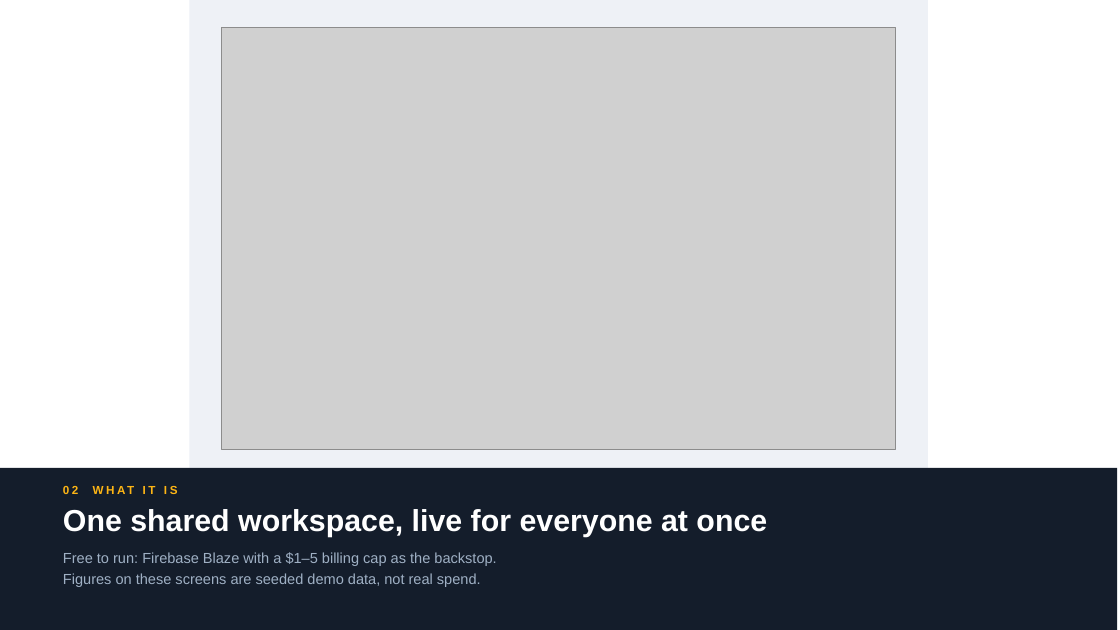
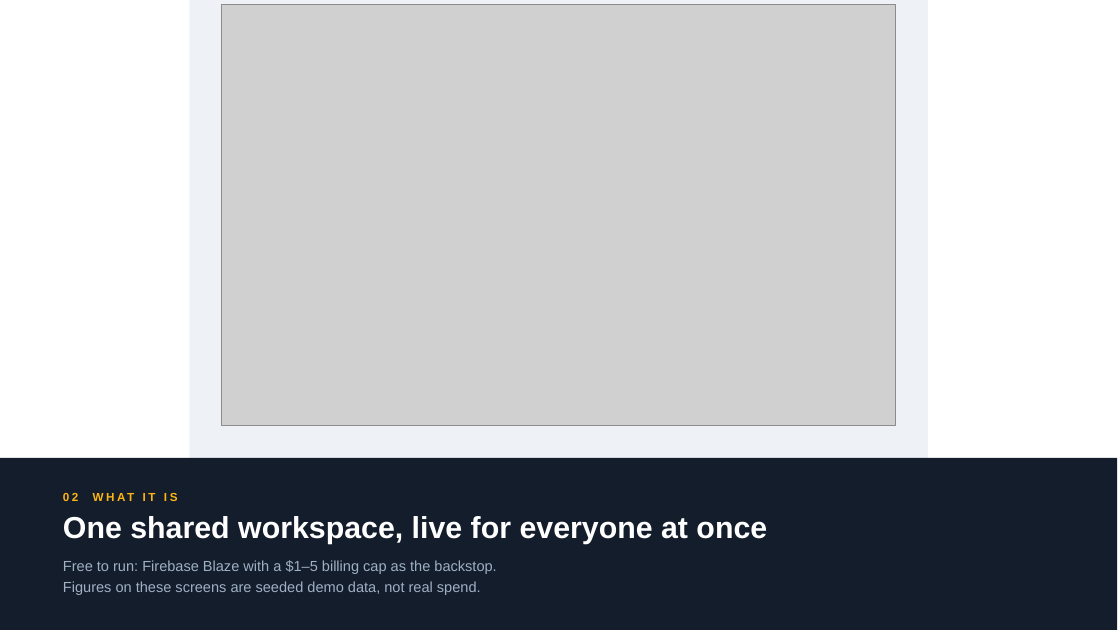
Before and after one commit to Jinxiewinx/feb-composites-applications, a slide deck: slide 4 of 06 Pitch/sn6-app-deck.pptx. Drawn at 1120x630 pixels with LibreOffice and Linux fonts; fonts in the diff are those of the drawing; grey boxes stand for pictures. Boxes give left, top, right and bottom in pixels: in the first picture for what was removed or moved away, otherwise in the second. Text is boxed around its words. In the diff, an @@ line names an element or a change of style, - is before the commit and + after.

```diff
--- a/06 Pitch/sn6-app-deck.pptx
+++ b/06 Pitch/sn6-app-deck.pptx
@@ rectangle: place and size @@
-rectangle at bbox=[189, 0, 928, 468]
+rectangle at bbox=[189, 0, 928, 458]
@@ picture: place and size @@
-picture at bbox=[221, 28, 896, 450]
+picture at bbox=[221, 4, 896, 426]
@@ rectangle: place and size @@
-rectangle at bbox=[0, 468, 1117, 630]
+rectangle at bbox=[0, 458, 1117, 630]
@@ text "02 WHAT IT IS": place and size @@
-text "02 WHAT IT IS" at bbox=[63, 486, 79, 494]
+text "02 WHAT IT IS" at bbox=[63, 493, 79, 501]
@@ text "One shared workspace, live for ...": place and size @@
-text "One shared workspace, live for ..." at bbox=[63, 509, 767, 537]
+text "One shared workspace, live for ..." at bbox=[63, 516, 767, 545]
@@ text "Free to run: Firebase Blaze ...": place and size @@
-text "Free to run: Firebase Blaze ..." at bbox=[63, 552, 496, 587]
+text "Free to run: Firebase Blaze ..." at bbox=[63, 560, 496, 595]
```
Also in this commit, not shown: 3 other slides changed, 5 other files.
